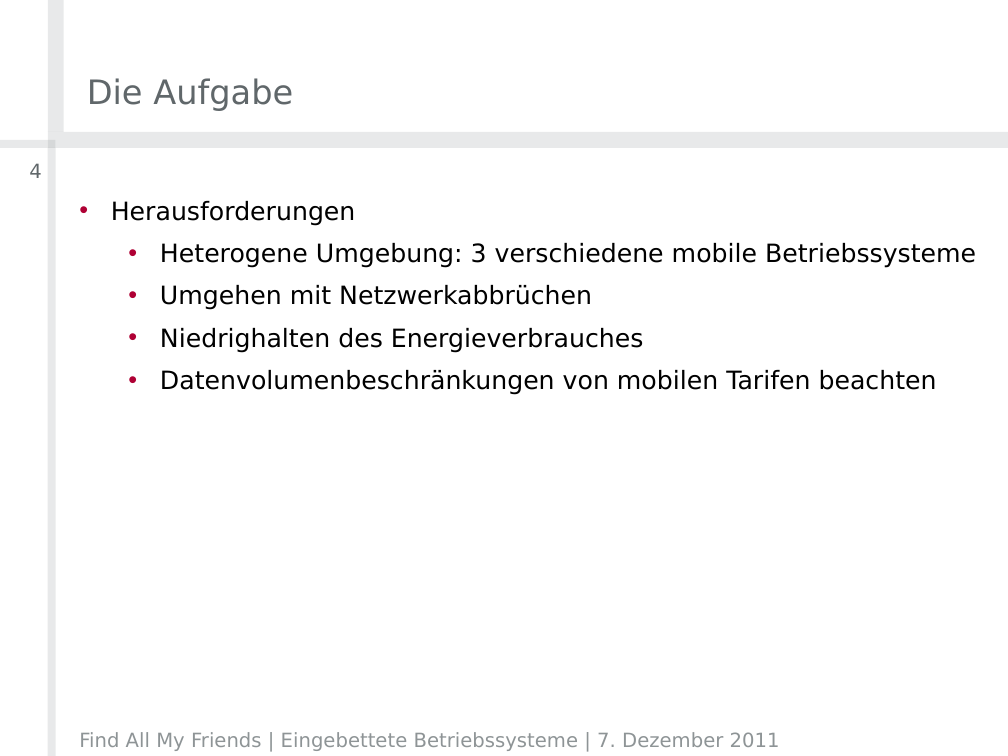
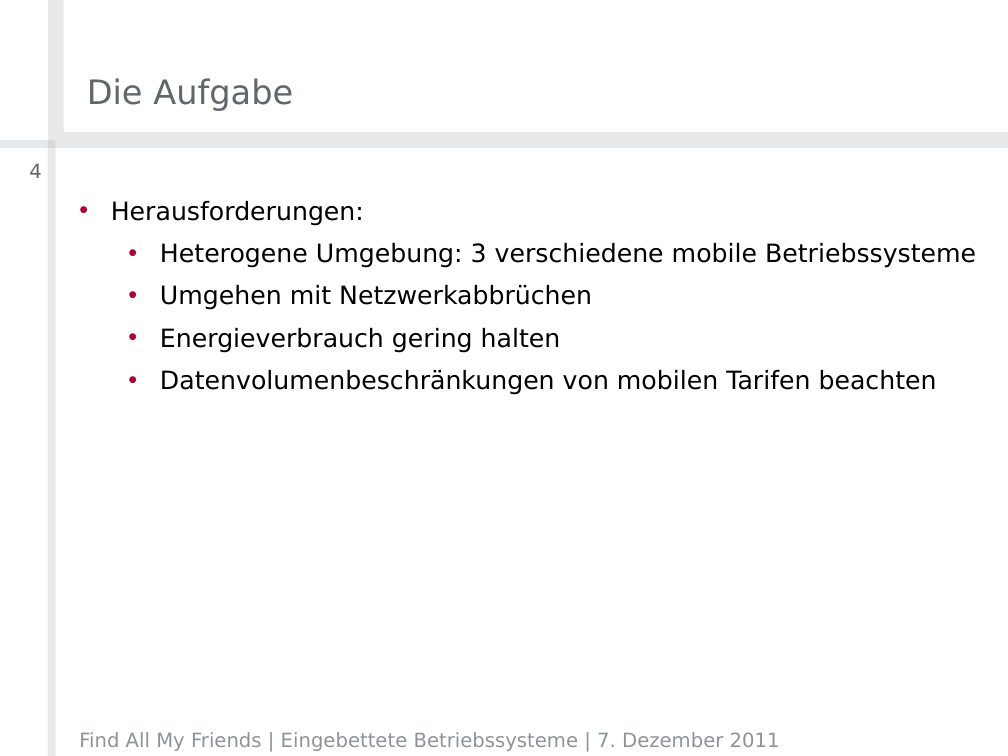
Before and after one commit to timfel/meet4xmas, a slide deck: slide 4 of presentations/2011-12-07_Projektvorstellung.pptx. Drawn at 1008x756 pixels with LibreOffice and Linux fonts; fonts in the diff are those of the drawing; background and template pictures are left out. Boxes give left, top, right and bottom in pixels: in the first picture for what was removed or moved away, otherwise in the second. Text is boxed around its words. In the diff, an @@ line names an element or a change of style, - is before the commit and + after.

```diff
--- a/presentations/2011-12-07_Projektvorstellung.pptx
+++ b/presentations/2011-12-07_Projektvorstellung.pptx
@@ text at (111,201,364,226): text changed @@
-• Herausforderungen
+• Herausforderungen:
@@ text at (160,328,561,353): text changed @@
-  • Niedrighalten des Energieverbrauches
+  • Energieverbrauch gering halten
```
Also in this commit, not shown: 14 other slides changed, 3 slides added, 2 other files.
